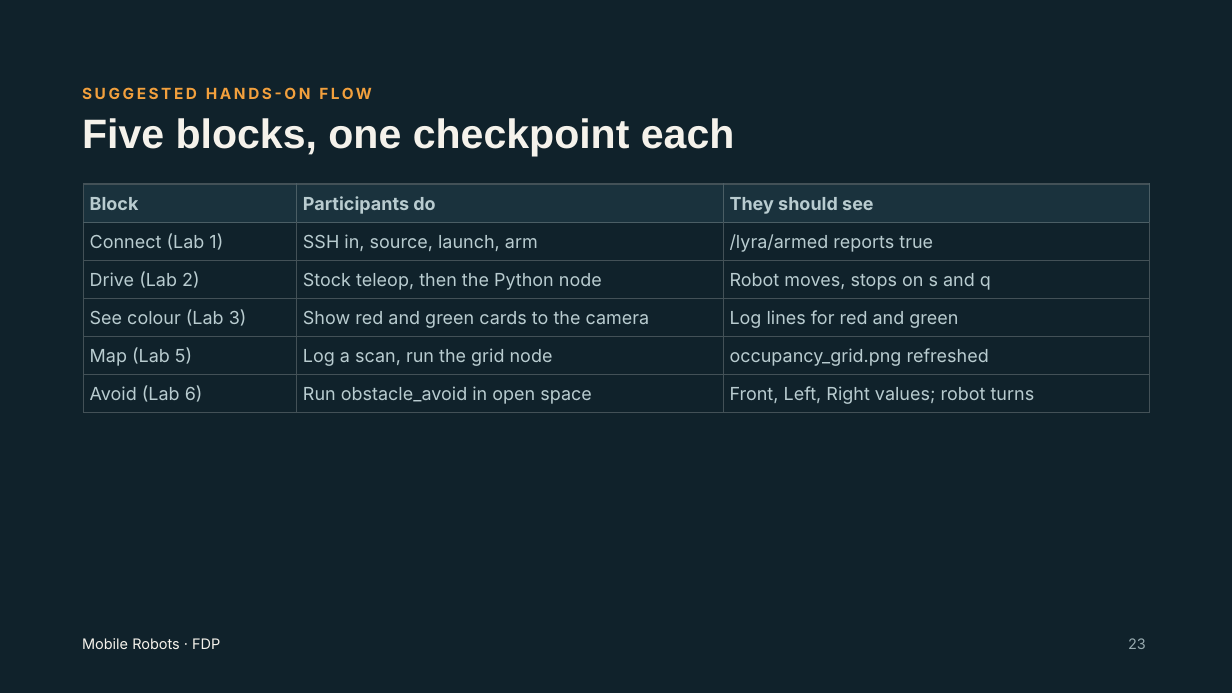
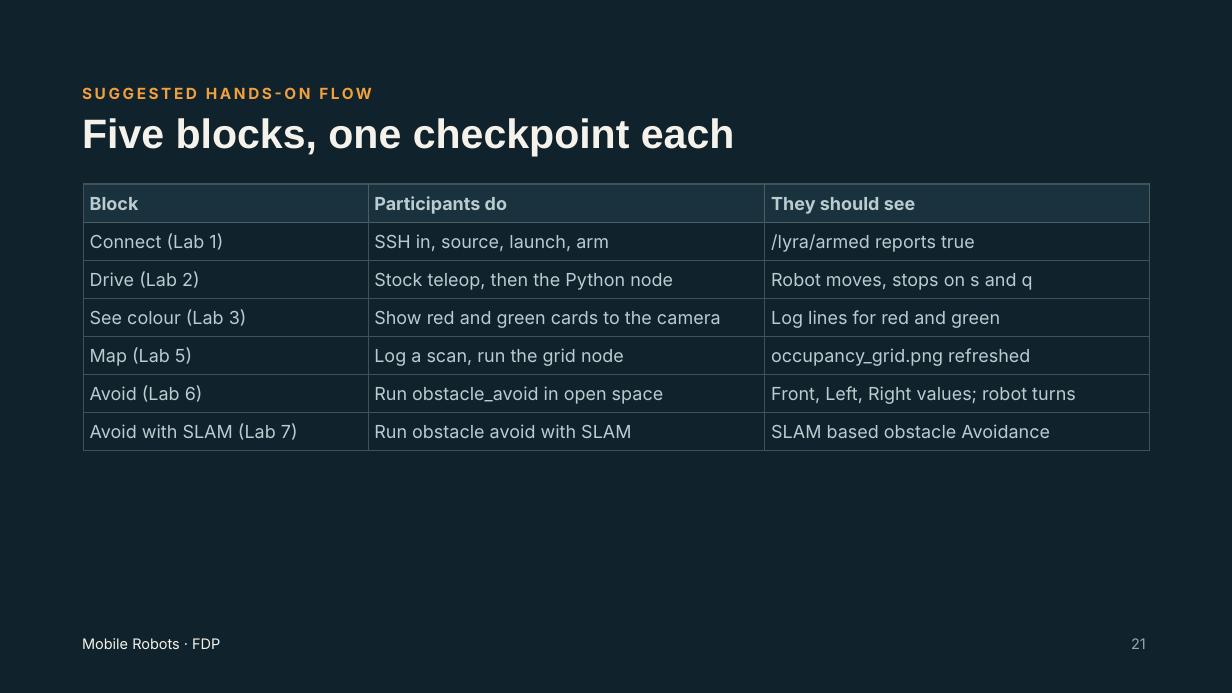
Before and after one commit to HariniSriraman/FDP-Mobile-Robot, a slide deck: slide 21 of FDP-MobileRobots.pptx (slide 23 before the commit). Drawn at 1232x693 pixels with LibreOffice and Linux fonts; fonts in the diff are those of the drawing. Boxes give left, top, right and bottom in pixels: in the first picture for what was removed or moved away, otherwise in the second. Text is boxed around its words. In the diff, an @@ line names an element or a change of style, - is before the commit and + after.

```diff
--- a/FDP-MobileRobots.pptx
+++ b/FDP-MobileRobots.pptx
@@ table at [83, 184, 1151, 451] @@
+row 7: Avoid with SLAM (Lab 7) | Run obstacle avoid with SLAM | SLAM based obstacle Avoidance
@@ text at [1131, 638, 1146, 649]: text changed @@
-23
+21
```
Also in this commit, not shown: 19 other slides changed, 3 slides removed.
